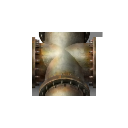
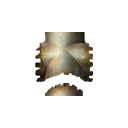
Before/after of a 128×128 layered artwork. What changed in the layer stack:
hid "Layer 1" over [32, 32, 103, 96]
